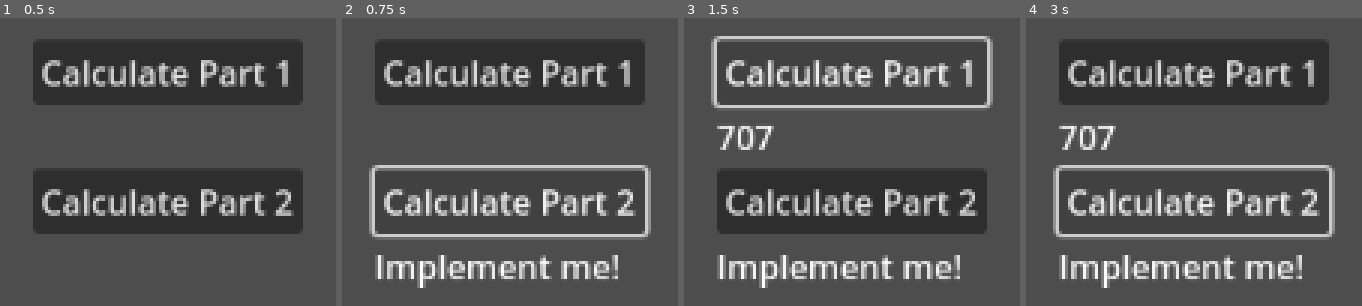
Above: before the commit, frames 1-4 (left to right).
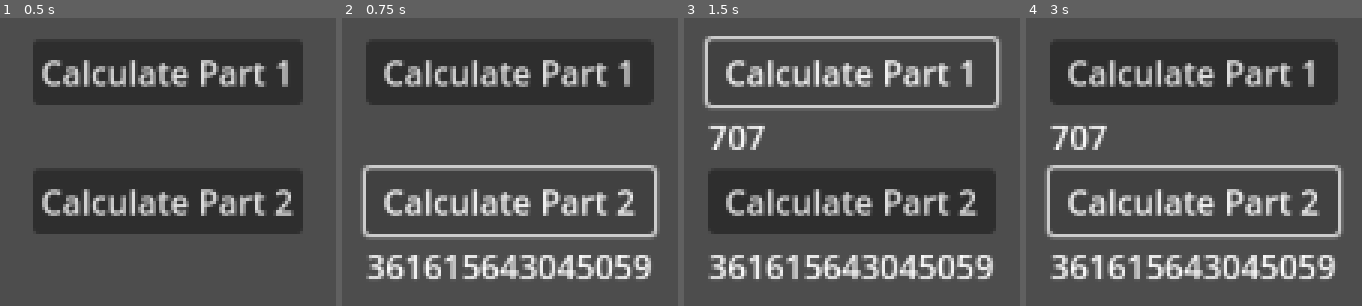
Above: after the commit, the same moments.

Repository: ehj37/Advent-of-Code-2025
Game: Godot game, scene res://day5/day5.tscn
Same seed, same stepped clock (60 frames per second), same inputs: the game is played once before the commit and once after it.
Inputs:
- Up to frame 1 (0.5 s): no input
- Up to frame 2 (0.75 s): click "Calculate Part 2" at 0.5 s
- Up to frame 3 (1.5 s): click "Calculate Part 1" at 1.25 s
- Up to frame 4 (3 s): click "Calculate Part 1" at 2 s; click "Calculate Part 2" at 2.75 s

Frame 1 is identical in both runs. In frame 2, 7.7% of the frame differs, in the area x 5-95%, y 8-94%; in frame 3, 8.8%, in the area x 5-95%, y 6-94%; in frame 4, 8.8%.

Commit message:
Day 5 part 2

Diff:
--- a/advent-of-code-2025/day5/day5.gd
+++ b/advent-of-code-2025/day5/day5.gd
@@ -14,7 +14,7 @@
 		return
 
 	var file = FileAccess.open("res://day5/input.txt", FileAccess.READ)
-	#var file = FileAccess.open("res://day5/example_1.txt", FileAccess.READ)
+	# var file = FileAccess.open("res://day5/example_1.txt", FileAccess.READ)
 	var on_ranges = true
 	while !file.eof_reached():
 		var line = file.get_line()
@@ -31,6 +31,7 @@
 		else:
 			_available_ingredients.append(int(line))
 
+
 func part_one() -> String:
 	_parse_input()
 
@@ -43,8 +44,37 @@
 
 	return str(fresh_ingredient_count)
 
+
 func part_two() -> String:
-	return "Implement me!"
+	_parse_input()
+
+	var ranges_to_process = _fresh_ingredient_ranges.duplicate_deep()
+	var processed_ranges = []
+	while !ranges_to_process.is_empty():
+		var relevant_range = ranges_to_process.pop_front()
+		var range_merged = false
+		for merge_candidate_range in ranges_to_process:
+			if merge_candidate_range[1] < relevant_range[0]:
+				continue
+
+			if merge_candidate_range[0] > relevant_range[1]:
+				continue
+
+			var new_min = [merge_candidate_range[0], relevant_range[0]].min()
+			var new_max = [merge_candidate_range[1], relevant_range[1]].max()
+			var new_range = [new_min, new_max]
+			ranges_to_process.append(new_range)
+			ranges_to_process.erase(merge_candidate_range)
+			range_merged = true
+
+		if !range_merged:
+			processed_ranges.append(relevant_range)
+
+	var num_fresh_ingredients = processed_ranges.reduce(
+		func(acc, r): return acc + r[1] - r[0] + 1, 0
+	)
+	return str(num_fresh_ingredients)
+
 
 func _on_button_part_1_pressed():
 	button_part_1.disabled = true
